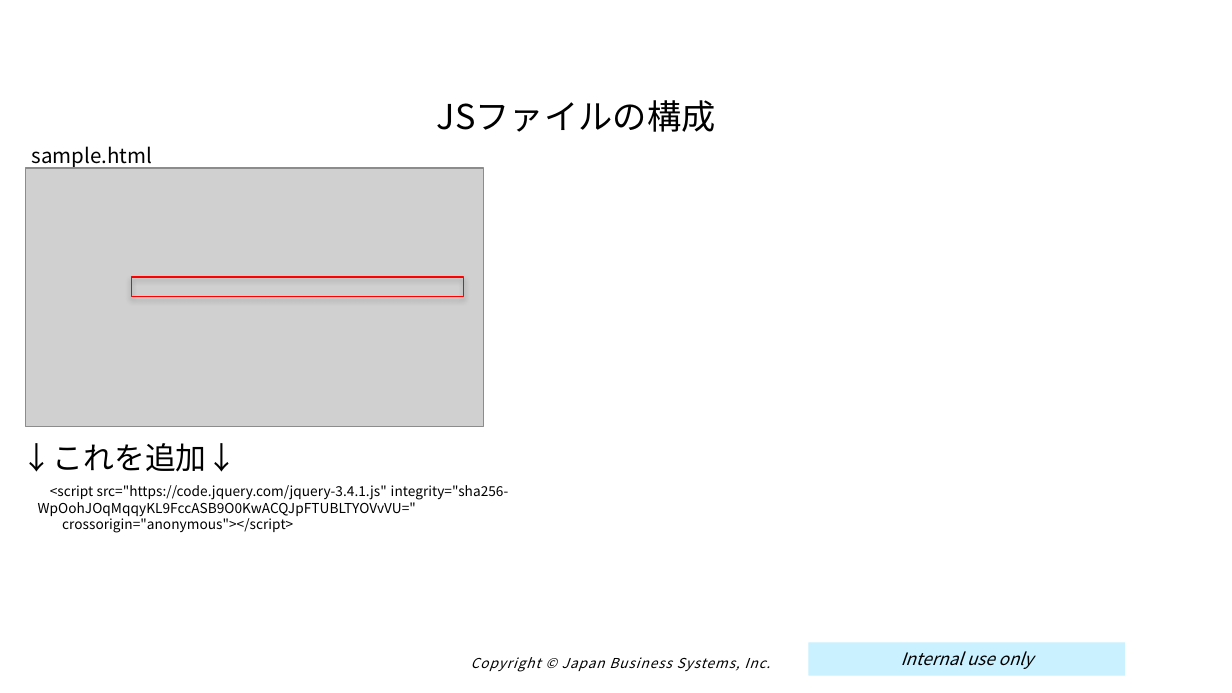
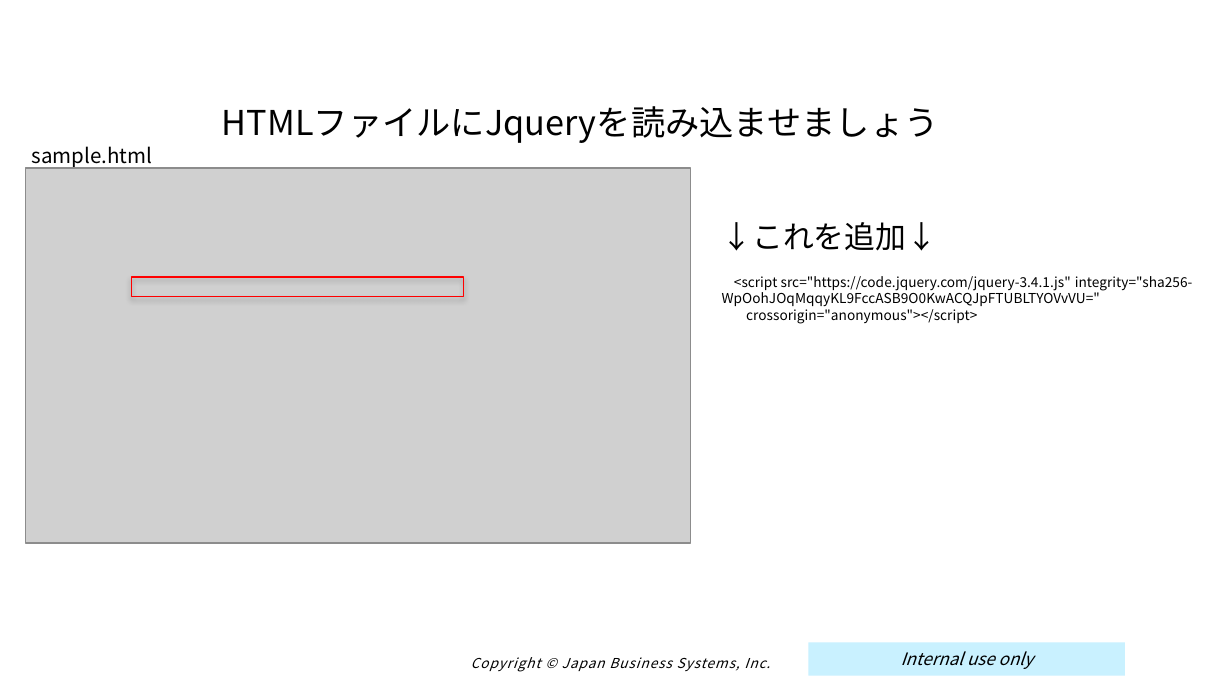
Before and after one commit to muchiyama/cf_training, a slide deck: slide 21 of doc/しりょ.pptx. Drawn at 1232x693 pixels with LibreOffice and Linux fonts; fonts in the diff are those of the drawing; grey boxes stand for pictures; background and template pictures are left out. Boxes give left, top, right and bottom in pixels: in the first picture for what was removed or moved away, otherwise in the second. Text is boxed around its words. In the diff, an @@ line names an element or a change of style, - is before the commit and + after.

```diff
--- a/doc/しりょ.pptx
+++ b/doc/しりょ.pptx
@@ text at (222, 106, 939, 143): text changed @@
-JSファイルの構成
+HTMLファイルにJqueryを読み込ませましょう
@@ picture: place and size @@
-picture at (26, 168, 484, 426)
+picture at (26, 168, 691, 542)
@@ text "↓これを追加↓": place and size @@
-text "↓これを追加↓" at (22, 443, 238, 472)
+text "↓これを追加↓" at (722, 222, 938, 251)
@@ text "<script src="https://code.jquery.com/jquery-3.4.1.js" integr ...": place and size @@
-text "<script src="https://code.jquery.com/jquery-3.4.1.js" integr ..." at (38, 485, 509, 533)
+text "<script src="https://code.jquery.com/jquery-3.4.1.js" integr ..." at (722, 276, 1193, 324)
```
Also in this commit, not shown: 11 other slides changed, 8 other files.
